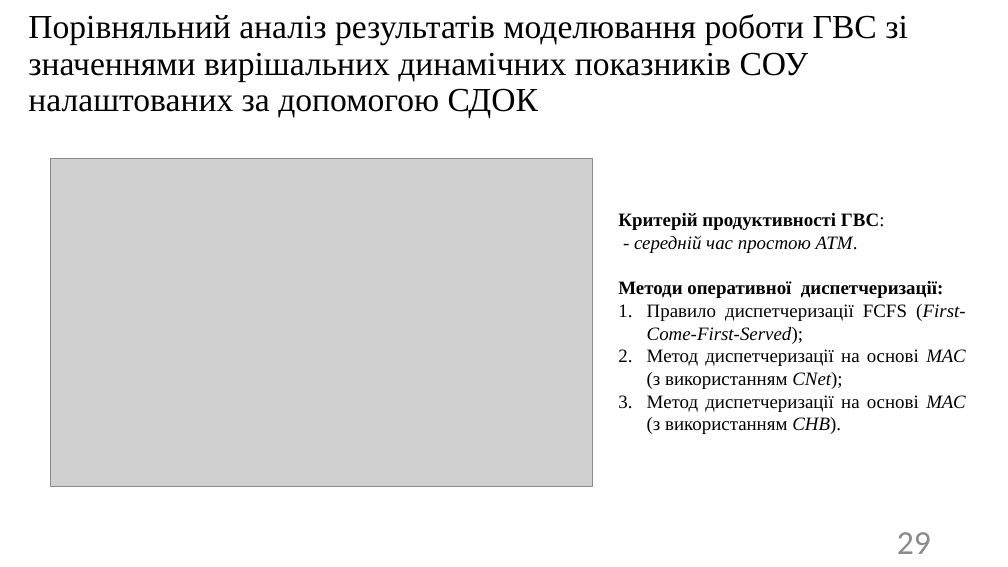
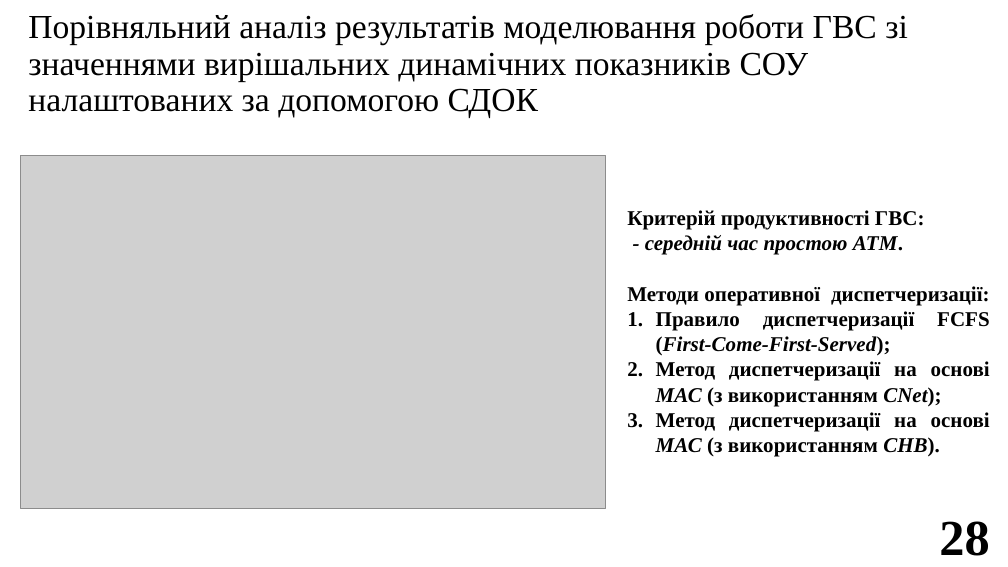
Before and after one commit to SPS-ik/diss, a slide deck: slide 28 of !pres.pptx (slide 29 before the commit). Drawn at 1008x567 pixels with LibreOffice and Linux fonts; fonts in the diff are those of the drawing; grey boxes stand for pictures. Boxes give left, top, right and bottom in pixels: in the first picture for what was removed or moved away, otherwise in the second. Text is boxed around its words. In the diff, an @@ line names an element or a change of style, - is before the commit and + after.

```diff
--- a/!pres.pptx
+++ b/!pres.pptx
@@ picture: place and size @@
-picture at (51,159,592,486)
+picture at (21,155,606,509)
@@ text "Критерій продуктивності ГВС:": place and size @@
-text "Критерій продуктивності ГВС:" at (618,213,966,434)
+text "Критерій продуктивності ГВС:" at (627,210,990,457)
@@ text "Критерій продуктивності ГВС:" at (627,210,990,457): size 18 to 20 pt; bold on in "ГВС:", "- середній час простою АТМ.", "Правило диспетчеризації FCFS (First-Come-First-Served);", "Метод диспетчеризації на основі МАС (з використанням ..." and 1 more places @@
@@ page number removed at (897,532,931,554) @@
-29
@@ page number added at (939,521,989,556), 48 pt, text #000000, bold @@
+28
```
Also in this commit, not shown: 28 other slides changed, 1 slide added, 1 slide removed.
